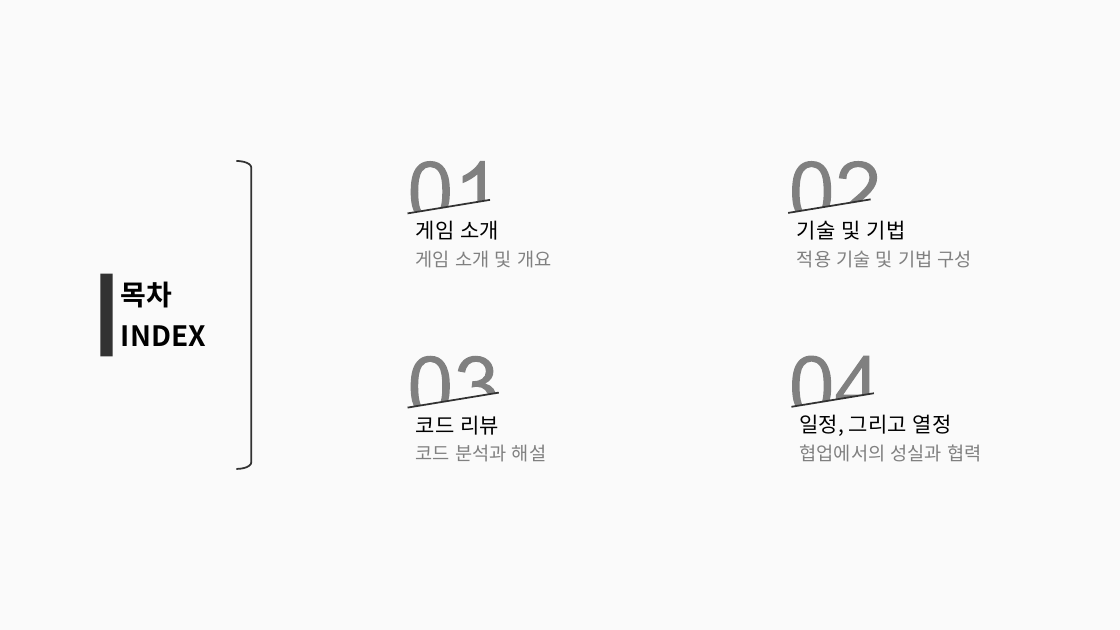
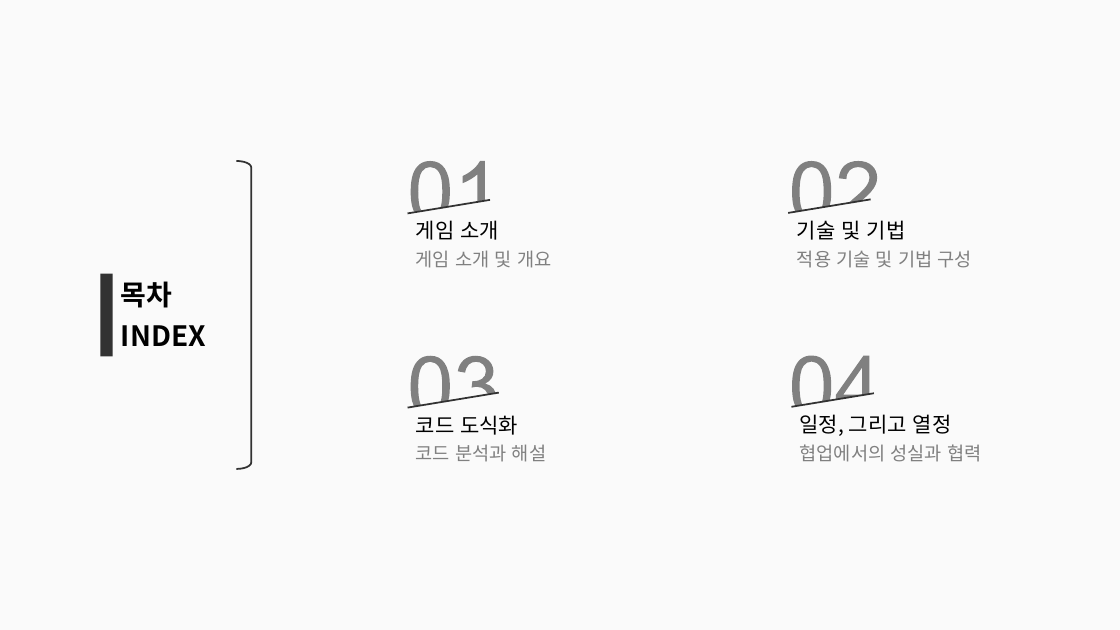
Before and after one commit to simplex3510/GeoStrike, a slide deck: slide 2 of 포트폴리오.pptx. Drawn at 1120x630 pixels with LibreOffice and Linux fonts; fonts in the diff are those of the drawing. Boxes give left, top, right and bottom in pixels: in the first picture for what was removed or moved away, otherwise in the second. Text is boxed around its words. In the diff, an @@ line names an element or a change of style, - is before the commit and + after.

```diff
--- a/포트폴리오.pptx
+++ b/포트폴리오.pptx
@@ text at box(416, 415, 518, 435): text changed @@
-코드 리뷰
+코드 도식화
```
Also in this commit, not shown: 3 other slides changed, 1 slide added, 1 other file.
